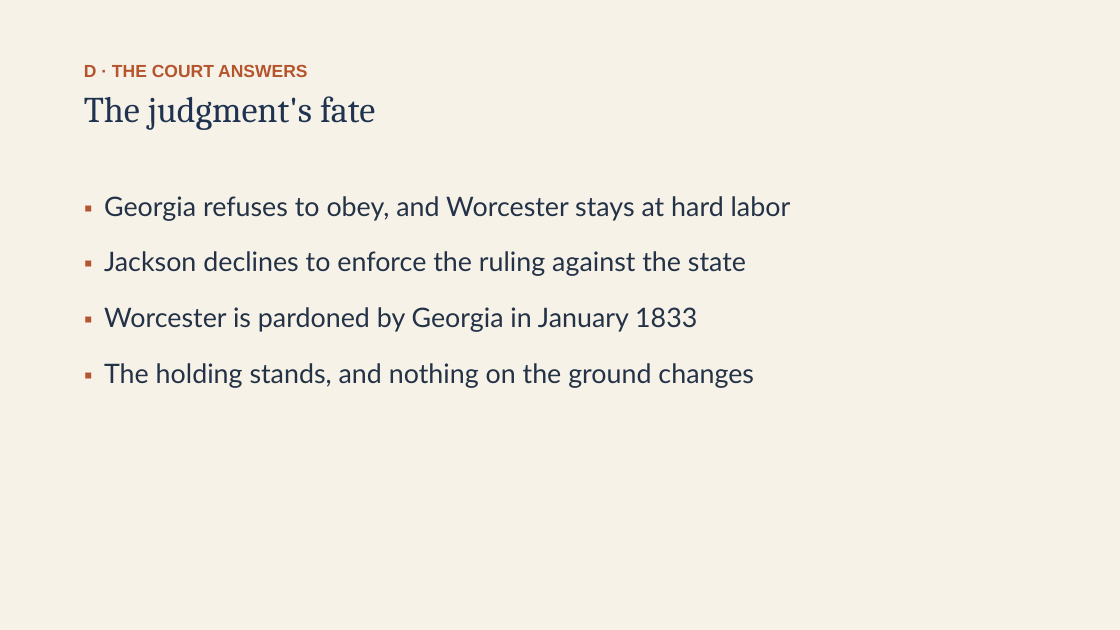
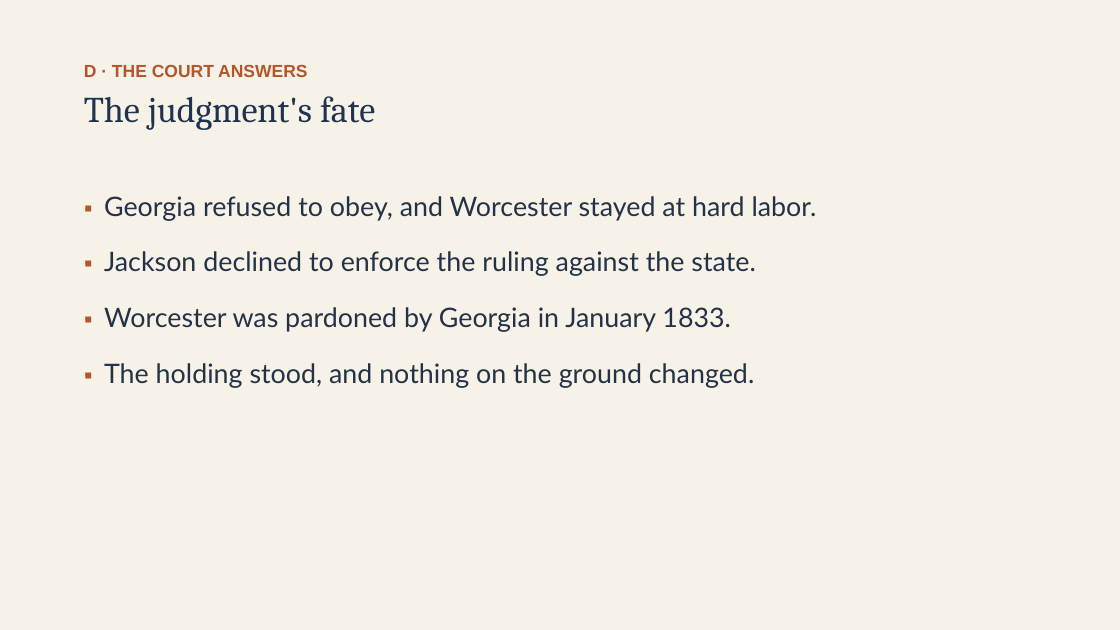
Before and after one commit to ab17gthb/humanities-curriculum-group, a slide deck: slide 16 of jackson-reform/lesson-02/lesson-02-slides.pptx. Drawn at 1120x630 pixels with LibreOffice and Linux fonts; fonts in the diff are those of the drawing. Boxes give left, top, right and bottom in pixels: in the first picture for what was removed or moved away, otherwise in the second. Text is boxed around its words. In the diff, an @@ line names an element or a change of style, - is before the commit and + after.

```diff
--- a/jackson-reform/lesson-02/lesson-02-slides.pptx
+++ b/jackson-reform/lesson-02/lesson-02-slides.pptx
@@ text at (x1=104, y1=196, x2=817, y2=388): text changed @@
-▪ Georgia refuses to obey, and Worcester stays at hard labor
-▪ Jackson declines to enforce the ruling against the state
-▪ Worcester is pardoned by Georgia in January 1833
-▪ The holding stands, and nothing on the ground changes
+▪ Georgia refused to obey, and Worcester stayed at hard labor.
+▪ Jackson declined to enforce the ruling against the state.
+▪ Worcester was pardoned by Georgia in January 1833.
+▪ The holding stood, and nothing on the ground changed.
```
Also in this commit, not shown: 10 other slides changed, 6 other files.
